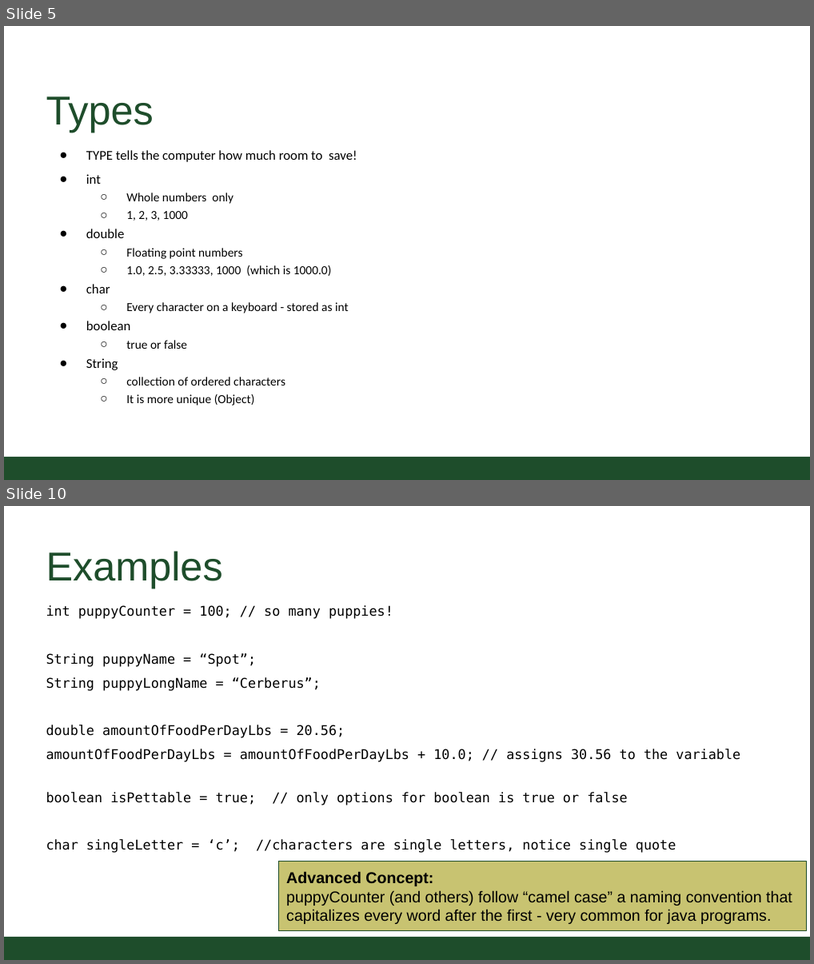
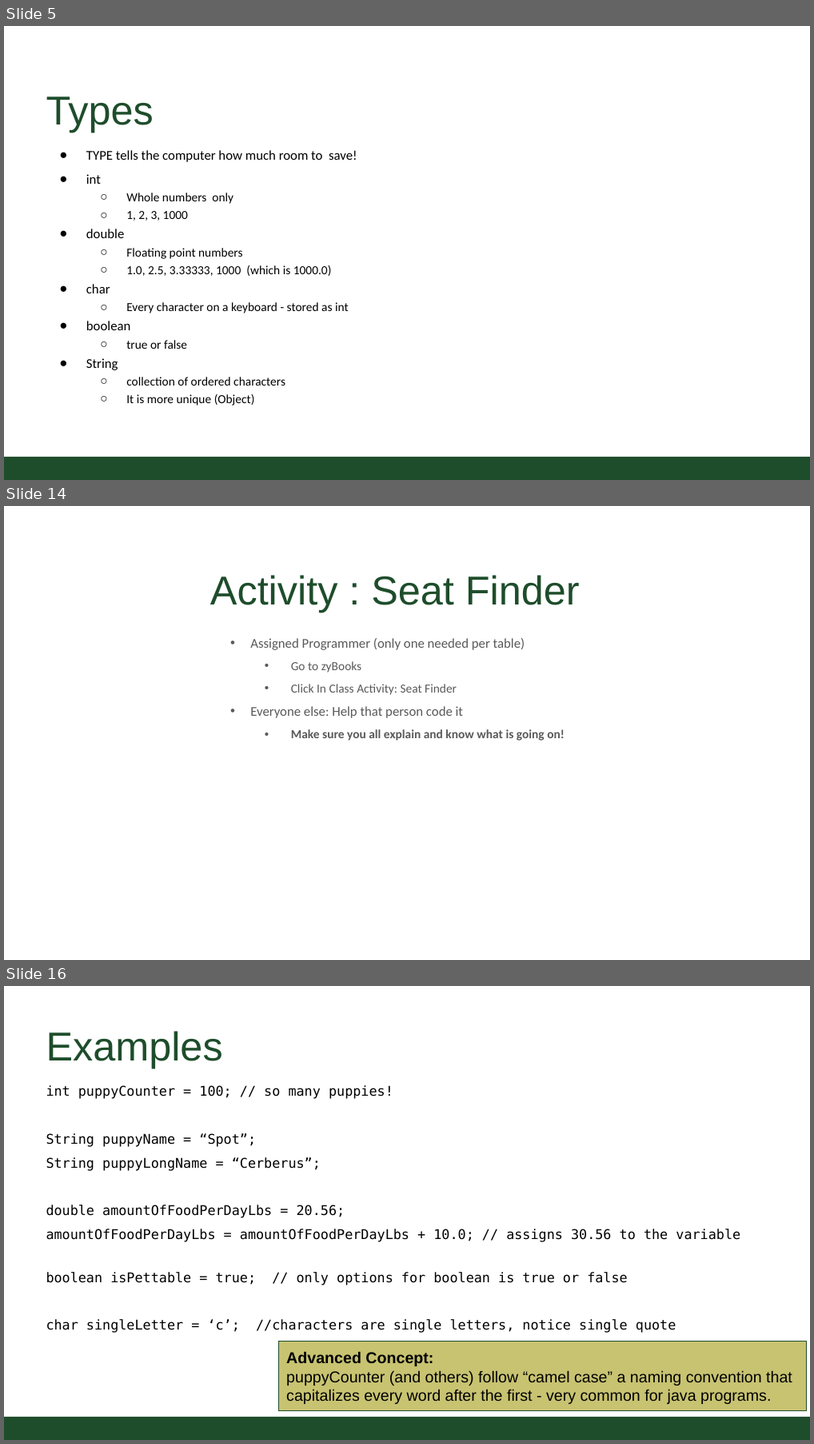
Before and after one commit to CSU-CompSci-CS163-4/Handouts, a slide deck: slides/On-Campus/02_01_Variables.pptx. Shown one above the other, each under a label of ours: slides 5 and 10 before the commit, slides 5, 14 and 16 after it; the slides between them are not shown. The pictures are 814x964 and 814x1444 pixels, drawn with LibreOffice and Linux fonts; fonts in the diff are those of the drawing; background and template pictures are left out. Boxes give left, top, right and bottom in pixels: in the first picture for what was removed or moved away, otherwise in the second. Text is boxed around its words. In the diff, an @@ line names an element or a change of style, - is before the commit and + after.

```diff
--- a/slides/On-Campus/02_01_Variables.pptx
+++ b/slides/On-Campus/02_01_Variables.pptx
@@ slide 14 added at (4, 506, 810, 960), background #FFFFFF @@
@@ title added at (210, 575, 580, 612), 36 pt, text #1E4D2B @@
+Activity : Seat Finder
@@ text added at (250, 638, 565, 740), 11 pt, text #59595B @@
+• Assigned Programmer (only one needed per table)
+  • Go to zyBooks
+  • Click In Class Activity: Seat Finder
+• Everyone else: Help that person code it
+  • Make sure you all explain and know what is going on!
@@ what was slide 10 is now slide 16 @@
```
Also in this commit, not shown: 6 slides changed, 5 other slides added, 3 other files.
